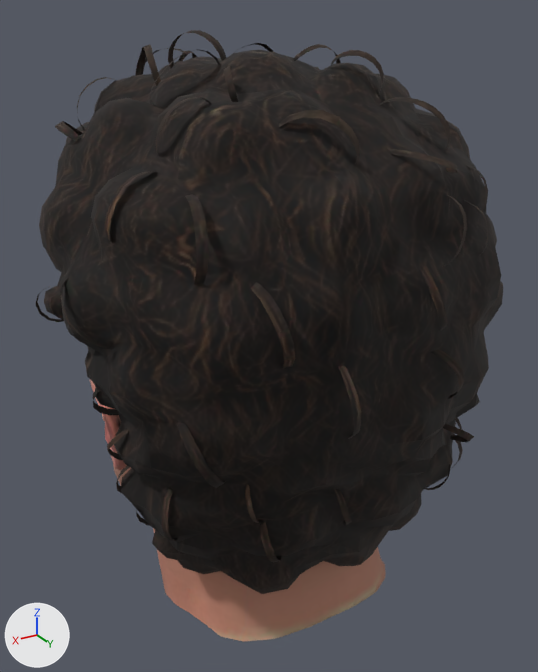
Renders of the glTF model assets/oval3d/heads/MEL_4.glb from each side of a commit.
Camera for both pictures: a 50 mm camera at (0.182, 0.293, 1.924) aimed at (-0.008, -0.023, 1.766). Arrows for +X, +Y and +Z are at lower left; the lights stay in place. The first picture is the older version. Vertices at exactly the same position are counted once.

The first picture shows 'tripo_node_a68ec594-76d9-41ea-ae60-a0a0e99e37ba'.
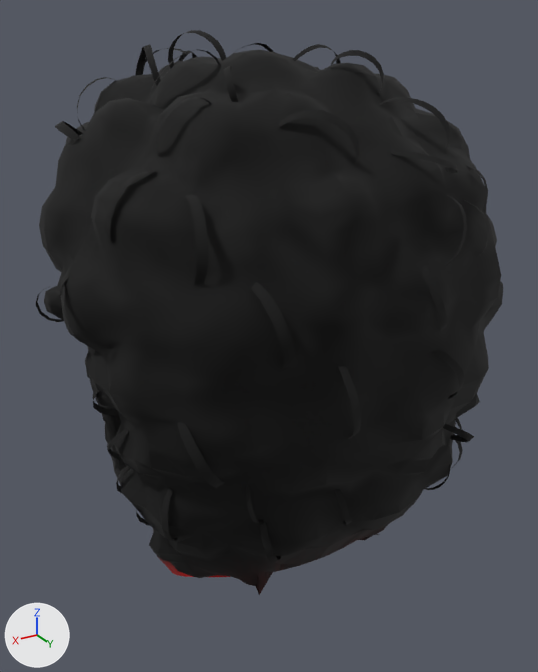
The newer file is also rescaled (x1.12), turned or shifted as a whole; pictures and numbers use the older file's frame.

Where the change shows, as pixel boxes (x1, y1, x2, y2) in the pictures (538 x 672 px; the box of a moved part takes in the faces that stretch with it):
'tripo_node_a68ec594-76d9-41ea-ae60-a0a0e99e37ba', recoloured, reshaped (8% shorter)
    before: (36, 30, 503, 642)
    after: (36, 30, 503, 595)
part 1 of me_tripo_mesh_a68ec594_76d9_41ea_ae60_a0a0e99e37ba, moved or reshaped
    before: (152, 494, 421, 642)
    after: (149, 492, 422, 595)

The change, as a diff of the scene's bpy script:
```diff
--- a/assets/oval3d/heads/MEL_4.glb.py
+++ b/assets/oval3d/heads/MEL_4.glb.py
@@ mat_tripo_mat_a68ec594_76d9_41ea_ae60_a0a0e99e37ba @@
 n1 = _N.new('ShaderNodeOutputMaterial'); n1.name = 'Material Output'
+n3 = _N.new('ShaderNodeMix'); n3.name = 'Mix'
+n3.data_type = 'RGBA'
+n3.blend_type = 'MULTIPLY'
+n3.inputs[0].default_value = 1.0  # 'Factor'
+n4 = _N.new('ShaderNodeVertexColor'); n4.name = 'Color Attribute'
 n2 = _N.new('ShaderNodeTexImage'); n2.name = 'Image Texture'
@@ mat_tripo_mat_a68ec594_76d9_41ea_ae60_a0a0e99e37ba @@
 n0 = _N.new('ShaderNodeBsdfPrincipled'); n0.name = 'Principled BSDF'
 _L.new(n0.outputs[0], n1.inputs[0])  # 'BSDF' to 'Surface'
-_L.new(n2.outputs[0], n0.inputs[0])  # 'Color' to 'Base Color'
+_L.new(n3.outputs[2], n0.inputs[0])  # 'Result' to 'Base Color'
+_L.new(n4.outputs[0], n3.inputs[7])  # 'Color' to 'B'
+_L.new(n2.outputs[0], n3.inputs[6])  # 'Color' to 'A'
@@ me_tripo_mesh_a68ec594_76d9_41ea_ae60_a0a0e99e37ba @@
 # used by ob_tripo_node_a68ec594_76d9_41ea_ae60_a0a0e99e37ba; location = (0.0, 0.0, 0.0)
-me_tripo_mesh_a68ec594_76d9_41ea_ae60_a0a0e99e37ba.from_pydata(...)  # 4123 vertices, 6709 faces; spans x -0.112..0.117, y -0.156..0.097, z 1.615..1.918
+me_tripo_mesh_a68ec594_76d9_41ea_ae60_a0a0e99e37ba.from_pydata(...)  # 4094 vertices, 6602 faces; spans x -0.112..0.117, y -0.156..0.097, z 1.62..1.918
+# me_tripo_mesh_a68ec594_76d9_41ea_ae60_a0a0e99e37ba part 1: 112 vertices moved from x -0.077..0.08, y -0.073..0.077, z 1.615..1.707 to x -0.078..0.082, y -0.067..0.071, z 1.62..1.705; 154 vertices removed from x -0.064..0.064, y -0.064..0.07, z 1.616..1.7; 125 vertices added at x -0.066..0.066, y -0.059..0.062, z 1.621..1.693
 me_tripo_mesh_a68ec594_76d9_41ea_ae60_a0a0e99e37ba.materials.append(mat_tripo_mat_a68ec594_76d9_41ea_ae60_a0a0e99e37ba)
```
